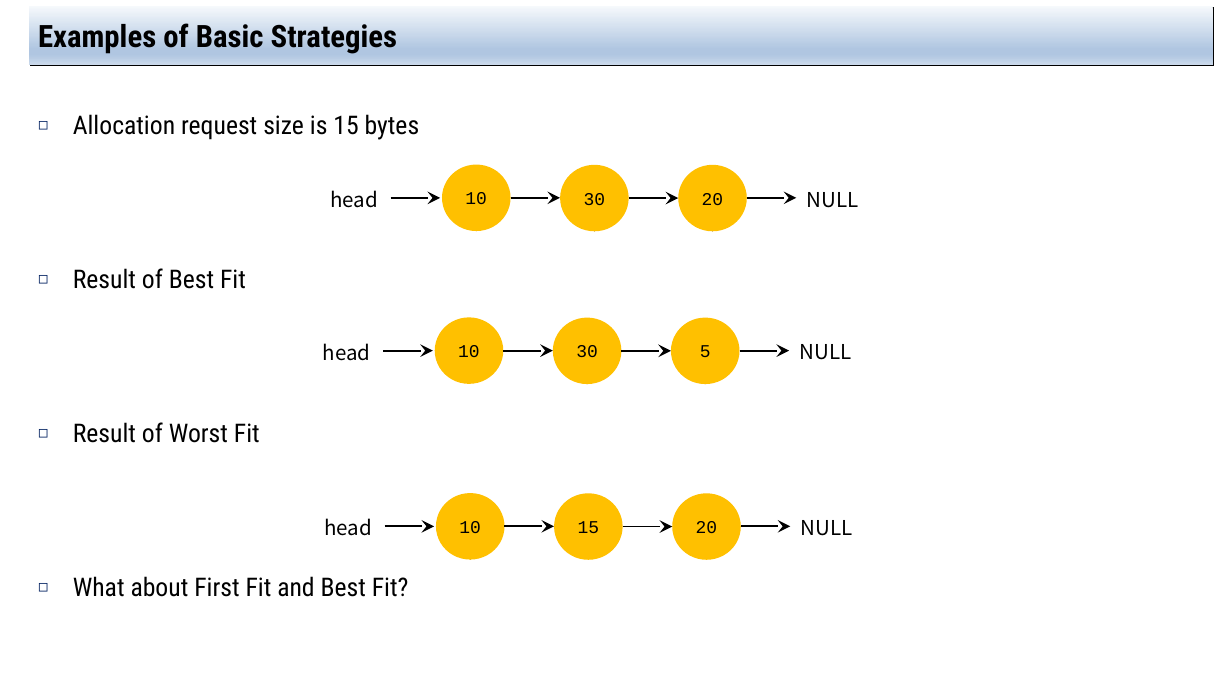
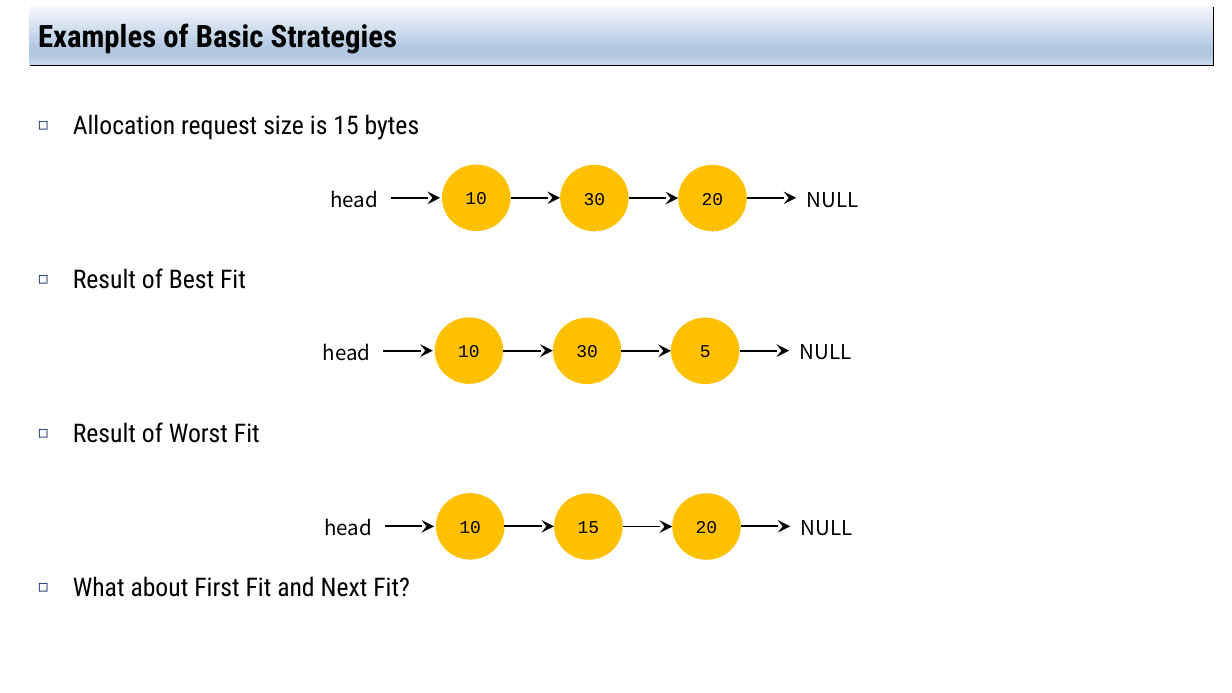
Before and after one commit to jachermocilla/extra-course-materials, a slide deck: slide 25 of cmsc125/ostep/slides/01.Virtualization/17.Free-space_Management.pptx. Drawn at 1232x693 pixels with LibreOffice and Linux fonts; fonts in the diff are those of the drawing. Boxes give left, top, right and bottom in pixels: in the first picture for what was removed or moved away, otherwise in the second. Text is boxed around its words. In the diff, an @@ line names an element or a change of style, - is before the commit and + after.

```diff
--- a/cmsc125/ostep/slides/01.Virtualization/17.Free-space_Management.pptx
+++ b/cmsc125/ostep/slides/01.Virtualization/17.Free-space_Management.pptx
@@ text at (73,576,410,597): text changed @@
-◻ What about First Fit and Best Fit?
+◻ What about First Fit and Next Fit?
```
Also in this commit, not shown: 4 other slides changed, 7 other files.
